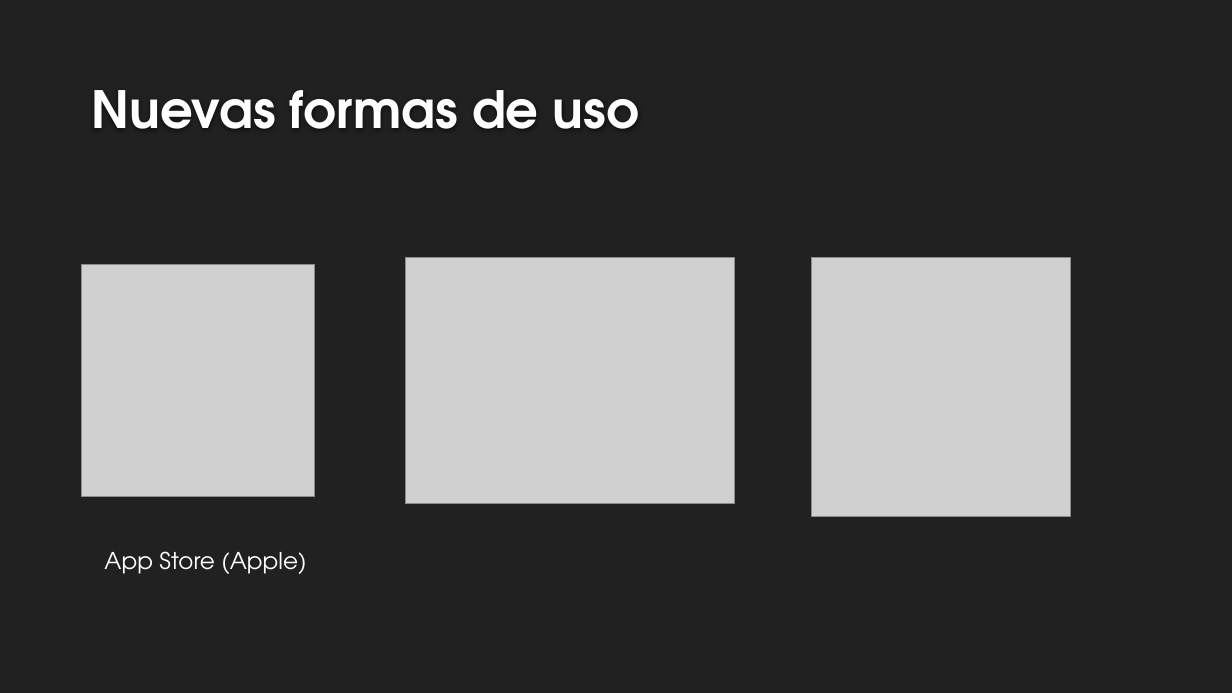
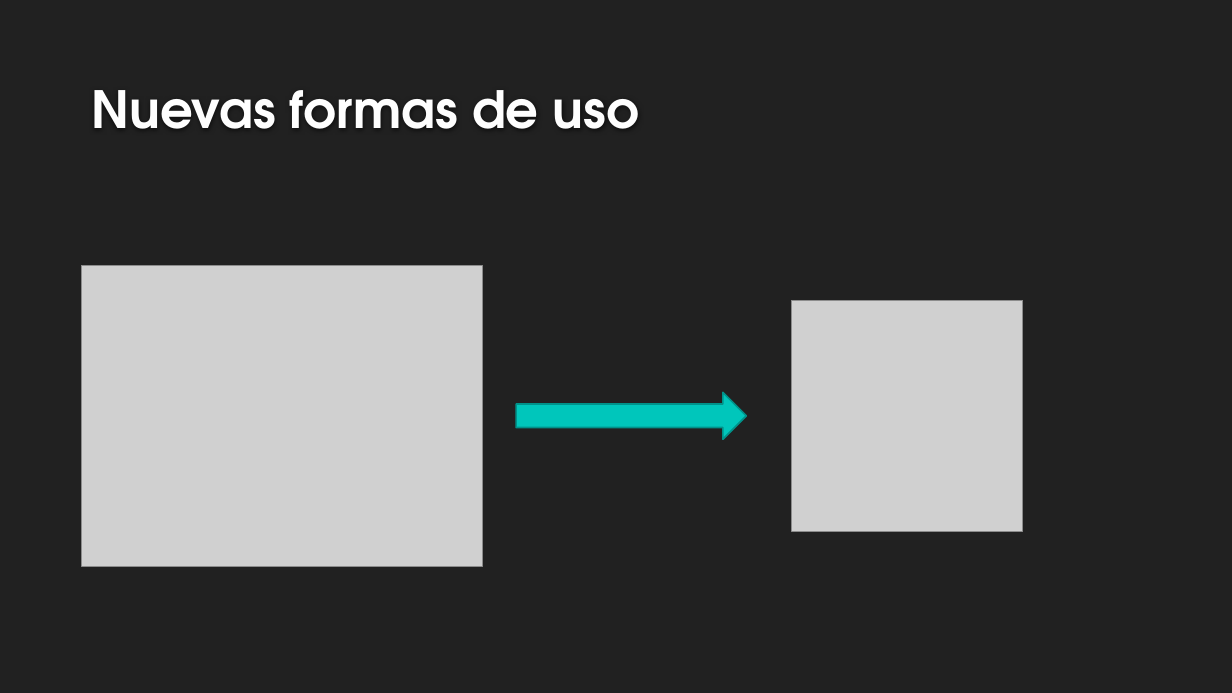
Before and after one commit to ABPMultimediaUA/SchoolApp, a slide deck: slide 5 of PM-TEMA 8 v1.pptx. Drawn at 1232x693 pixels with LibreOffice and Linux fonts; fonts in the diff are those of the drawing; grey boxes stand for pictures; background and template pictures are left out. Boxes give left, top, right and bottom in pixels: in the first picture for what was removed or moved away, otherwise in the second. Text is boxed around its words. In the diff, an @@ line names an element or a change of style, - is before the commit and + after.

```diff
--- a/PM-TEMA 8 v1.pptx
+++ b/PM-TEMA 8 v1.pptx
@@ picture removed at <box>82,264,315,497</box> @@
@@ picture added at <box>82,265,483,566</box> @@
@@ picture removed at <box>405,257,734,504</box> @@
@@ picture: place and size @@
-picture at <box>811,257,1070,516</box>
+picture at <box>792,300,1023,531</box>
@@ right arrow added at <box>517,393,747,440</box>, fill #00C6BB, outline #00928A 1.25 pt @@
@@ text removed at <box>104,551,306,574</box> @@
-App Store (Apple)
```
Also in this commit, not shown: 8 slides added.
